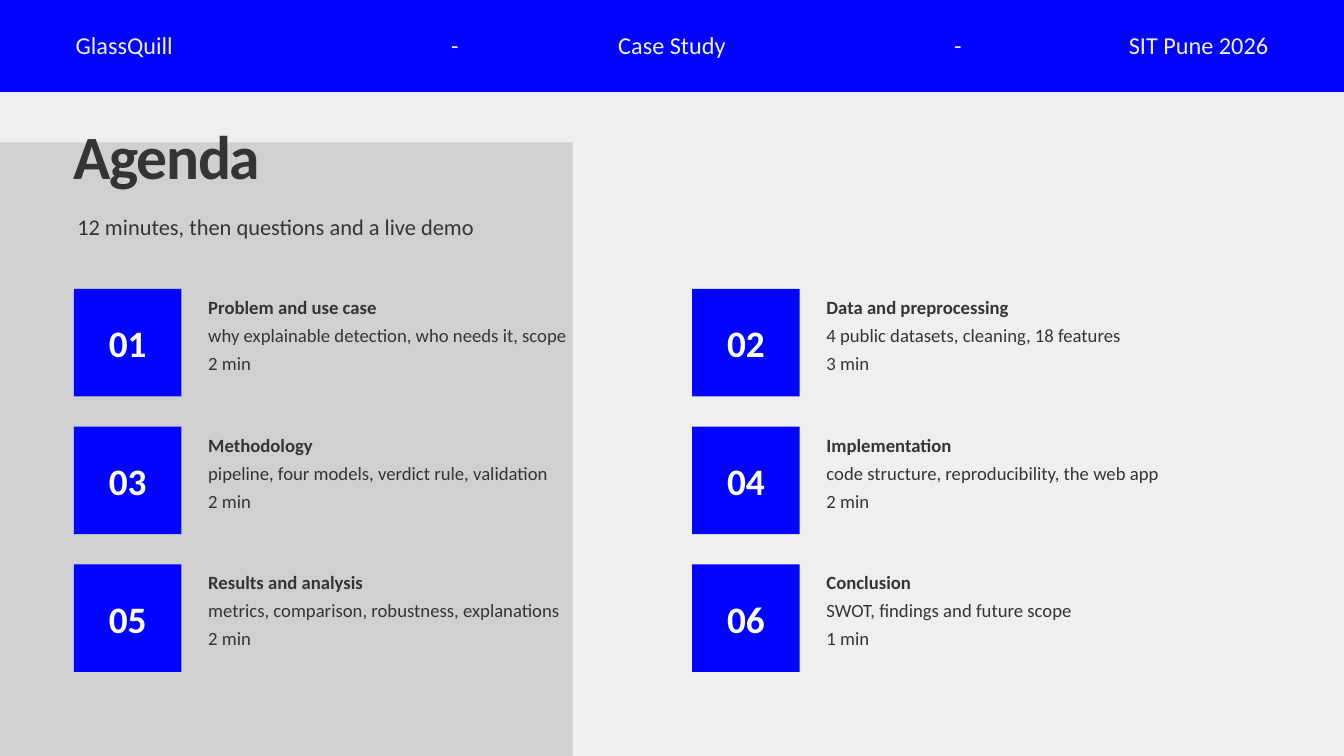
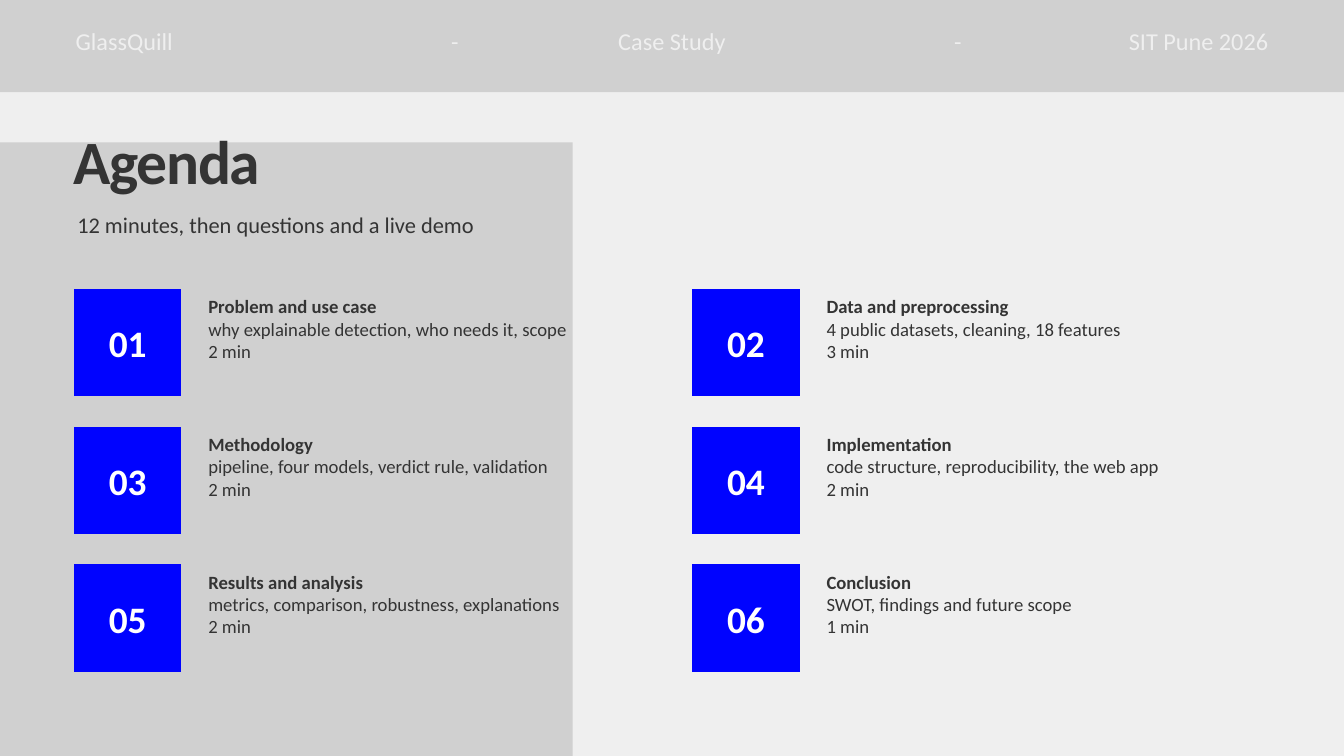
Before and after one commit to ThatOneRahul/glassquill, a slide deck: slide 2 of submissions/GlassQuill_Presentation.pptx. Drawn at 1344x756 pixels with LibreOffice and Linux fonts; fonts in the diff are those of the drawing; grey boxes stand for pictures. Boxes give left, top, right and bottom in pixels: in the first picture for what was removed or moved away, otherwise in the second. Text is boxed around its words. In the diff, an @@ line names an element or a change of style, - is before the commit and + after.

```diff
--- a/submissions/GlassQuill_Presentation.pptx
+++ b/submissions/GlassQuill_Presentation.pptx
@@ freeform shape removed at [0,0,1344,92] @@
@@ picture added at [0,0,1344,92] @@
@@ text "-" rewrapped from [403,26,507,58] to [403,21,507,58] @@
@@ text "-" rewrapped from [907,26,1010,58] to [907,21,1010,58] @@
@@ text removed at [76,37,173,58] @@
-GlassQuill
@@ text removed at [618,37,726,58] @@
-Case Study
@@ text removed at [1129,37,1268,54] @@
-SIT Pune 2026
@@ text "Agenda": place and size @@
-text "Agenda" at [74,136,260,190]
+text "Agenda" at [74,141,260,195]
@@ line spacing 1 to 24pt; less space between paragraphs in 6 elements at [208,300,566,358], [208,438,547,496], [208,576,559,633], [827,300,1120,358], [827,438,1159,496], [827,576,1072,633] @@
```
Also in this commit, not shown: 17 other slides changed, 3 other files.
